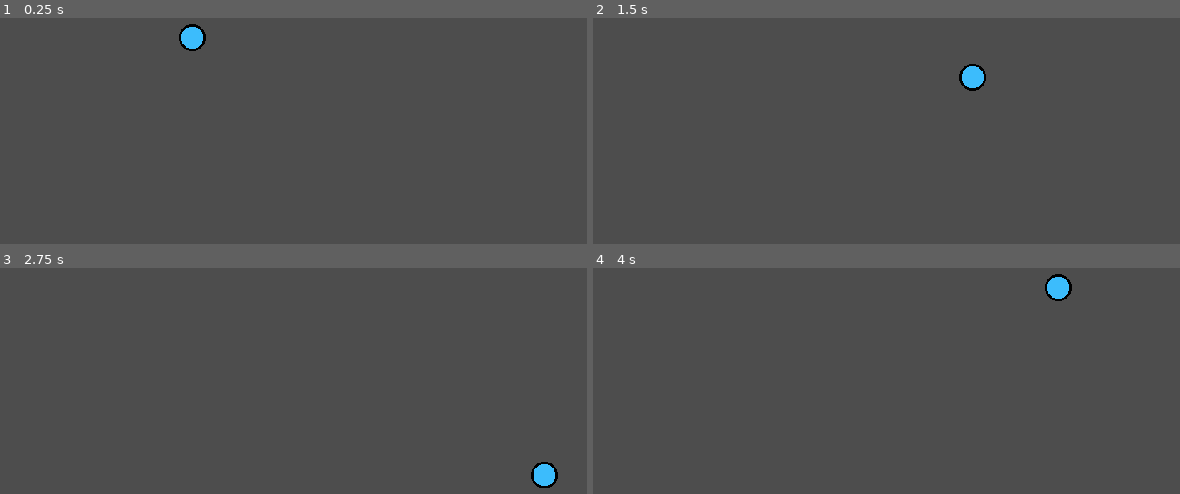
Above: before the commit, frames 1-4 (two rows, left to right).
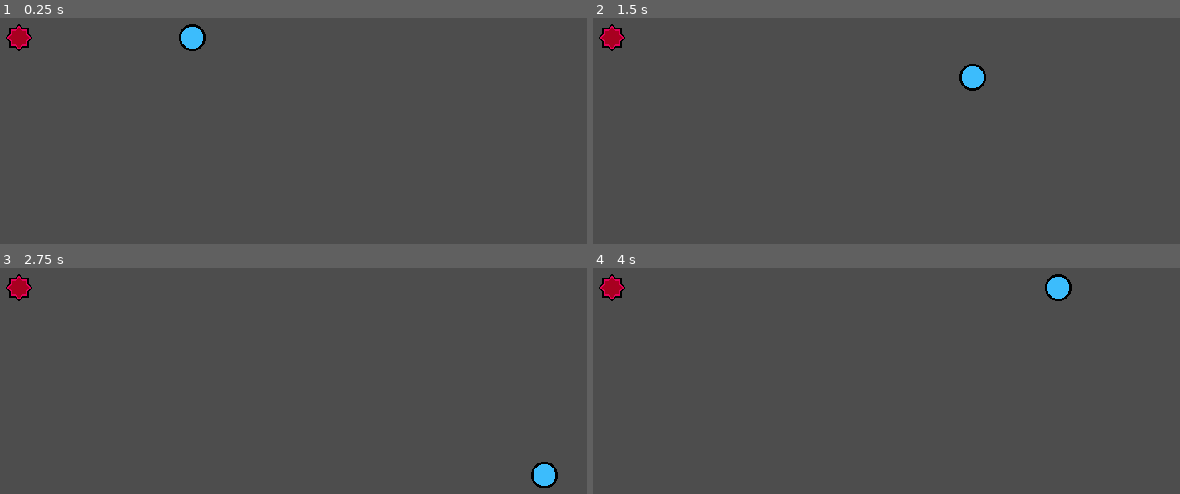
Above: after the commit, the same moments.

Repository: Aelern/godot-ball
Game: Godot game, scene res://stages/test_world.tscn
Two runs of this game, one before a commit and one after it. Both use one fixed random seed, a clock stepped at 60 frames per second and the inputs below.
Inputs:
- Up to frame 1 (0.25 s): no input
- Up to frame 2 (1.5 s): tap Enter at 0.5 s; hold Right (ui_right) 0.53-1.28 s; hold Down (ui_down) from 1.28 s (still down)
- Up to frame 3 (2.75 s): release Down (ui_down) at 2.03 s; hold Right (ui_right) from 2.03 s (still down)
- Up to frame 4 (4 s): release Right (ui_right) at 2.78 s; hold Up (ui_up) 2.78-3.53 s; hold Left (ui_left) from 3.53 s (still down)

The runs differ from the first frame. In frame 1, 0.3% of the frame differs, in the area x 1-6%, y 2-15%; in frame 2, 0.3%; in frame 3, 0.3%; in frame 4, 0.3%.

Commit message:
player can die

Diff:
--- a/components/hitbox_component.gd
+++ b/components/hitbox_component.gd
@@ -11,4 +11,5 @@
 func check_collision(area: Area2D) -> void:
 	if not area is HurtboxComponent:
 		return
-	area.hurt.emit(self)
+	if damaging:
+		area.hurt.emit(self)
--- a/obstacles/spike.tscn
+++ b/obstacles/spike.tscn
@@ -12,6 +12,8 @@
 texture = ExtResource("1_nfrc0")
 
 [node name="HitboxComponent" type="Area2D" parent="."]
+collision_layer = 0
+collision_mask = 2
 script = ExtResource("2_4d0uu")
 
 [node name="CollisionShape2D" type="CollisionShape2D" parent="HitboxComponent"]
--- a/player/player.gd
+++ b/player/player.gd
@@ -3,8 +3,12 @@
 @export var acceleration: float = 50.0
 @export var speed: int = 300
 
+@onready var hurtbox_component = $HurtboxComponent
+
+func _ready():
+	hurtbox_component.hurt.connect(queue_free.unbind(1))
+
 func _physics_process(delta):
-
 	# Get the input direction and handle the movement/deceleration.
 	# As good practice, you should replace UI actions with custom gameplay actions.
 	var direction = Input.get_vector("ui_left", "ui_right", "ui_up", "ui_down")
--- a/player/player.tscn
+++ b/player/player.tscn
@@ -1,18 +1,14 @@
-[gd_scene load_steps=8 format=3 uid="uid://87sgwunspoac"]
+[gd_scene load_steps=6 format=3 uid="uid://87sgwunspoac"]
 
 [ext_resource type="Texture2D" uid="uid://6nvfhp5m0kfh" path="res://assets/Player.png" id="1_erqiy"]
 [ext_resource type="Script" path="res://player/player.gd" id="1_x6vun"]
 [ext_resource type="Script" path="res://components/hurtbox_component.gd" id="2_jcl7r"]
-[ext_resource type="Script" path="res://components/hitbox_component.gd" id="3_efi7r"]
 
 [sub_resource type="CircleShape2D" id="CircleShape2D_0ea1r"]
 radius = 15.0333
 
 [sub_resource type="CircleShape2D" id="CircleShape2D_hxe42"]
 radius = 15.0333
-
-[sub_resource type="CircleShape2D" id="CircleShape2D_f1hgt"]
-radius = 16.0312
 
 [node name="Player" type="CharacterBody2D"]
 script = ExtResource("1_x6vun")
@@ -24,15 +20,10 @@
 texture = ExtResource("1_erqiy")
 
 [node name="HurtboxComponent" type="Area2D" parent="."]
+collision_layer = 2
+collision_mask = 0
 script = ExtResource("2_jcl7r")
 
 [node name="CollisionShape2D" type="CollisionShape2D" parent="HurtboxComponent"]
 shape = SubResource("CircleShape2D_hxe42")
 debug_color = Color(0.945098, 0.231373, 0, 0.419608)
-
-[node name="HitboxComponent" type="Area2D" parent="."]
-script = ExtResource("3_efi7r")
-
-[node name="CollisionShape2D" type="CollisionShape2D" parent="HitboxComponent"]
-shape = SubResource("CircleShape2D_f1hgt")
-debug_color = Color(0, 0.6, 0.701961, 0.419608)
--- a/stages/test_world.tscn
+++ b/stages/test_world.tscn
@@ -1,8 +1,12 @@
-[gd_scene load_steps=2 format=3 uid="uid://djk35emyflnqt"]
+[gd_scene load_steps=3 format=3 uid="uid://djk35emyflnqt"]
 
 [ext_resource type="PackedScene" uid="uid://87sgwunspoac" path="res://player/player.tscn" id="1_6gi1n"]
+[ext_resource type="PackedScene" uid="uid://cj00kyspwebpe" path="res://obstacles/spike.tscn" id="2_2xgme"]
 
 [node name="TestWorld" type="Node2D"]
 
 [node name="Player" parent="." instance=ExtResource("1_6gi1n")]
 position = Vector2(448, 272)
+
+[node name="Spike" parent="." instance=ExtResource("2_2xgme")]
+position = Vector2(240, 272)
